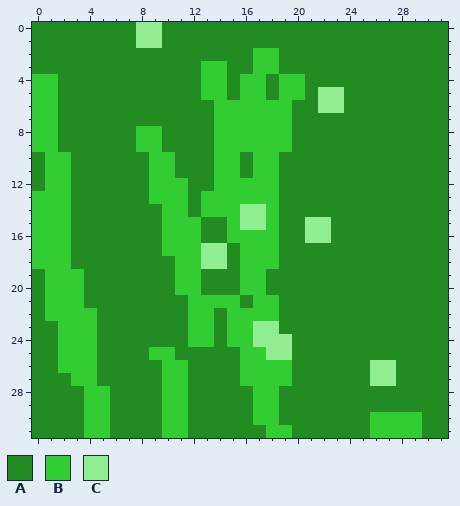
Pixel-art sprite: assets/terrain_png/Tiles/grass.png. The picture above is the old version.
The file is 32x32 pixels.
Palette (. is transparent): A #228b22  B #32cd32  C #90ee90
Pixels before, first column x 0:
 0 AAAAAAAACCAAAAAAAAAAAAAAAAAAAAAA
 1 AAAAAAAACCAAAAAAAAAAAAAAAAAAAAAA
 2 AAAAAAAAAAAAAAAAABBAAAAAAAAAAAAA
 3 AAAAAAAAAAAAABBAABBAAAAAAAAAAAAA
 4 BBAAAAAAAAAAABBABBABBAAAAAAAAAAA
 5 BBAAAAAAAAAAABBABBABBACCAAAAAAAA
 6 BBAAAAAAAAAAAABBBBBBAACCAAAAAAAA
 7 BBAAAAAAAAAAAABBBBBBAAAAAAAAAAAA
 8 BBAAAAAABBAAAABBBBBBAAAAAAAAAAAA
 9 BBAAAAAABBAAAABBBBBBAAAAAAAAAAAA
10 ABBAAAAAABBAAABBABBAAAAAAAAAAAAA
11 ABBAAAAAABBAAABBABBAAAAAAAAAAAAA
12 ABBAAAAAABBBAABBBBBAAAAAAAAAAAAA
13 BBBAAAAAABBBABBBBBBAAAAAAAAAAAAA
14 BBBAAAAAAABBABBBCCBAAAAAAAAAAAAA
15 BBBAAAAAAABBBAABCCBAACCAAAAAAAAA
16 BBBAAAAAAABBBAABBBBAACCAAAAAAAAA
17 BBBAAAAAAABBBCCABBBAAAAAAAAAAAAA
18 BBBAAAAAAAABBCCABBBAAAAAAAAAAAAA
19 ABBBAAAAAAABBAAABBAAAAAAAAAAAAAA
20 ABBBAAAAAAABBAAABBAAAAAAAAAAAAAA
21 ABBBAAAAAAAABBBBABBAAAAAAAAAAAAA
22 ABBBBAAAAAAABBABBBBAAAAAAAAAAAAA
23 AABBBAAAAAAABBABBCCAAAAAAAAAAAAA
24 AABBBAAAAAAABBABBCCCAAAAAAAAAAAA
25 AABBBAAAABBAAAAABBCCAAAAAAAAAAAA
26 AABBBAAAAABBAAAABBBBAAAAAACCAAAA
27 AAABBAAAAABBAAAABBBBAAAAAACCAAAA
28 AAAABBAAAABBAAAAABBAAAAAAAAAAAAA
29 AAAABBAAAABBAAAAABBAAAAAAAAAAAAA
30 AAAABBAAAABBAAAAABBAAAAAAABBBBAA
31 AAAABBAAAABBAAAAAABBAAAAAABBBBAA
After the commit:
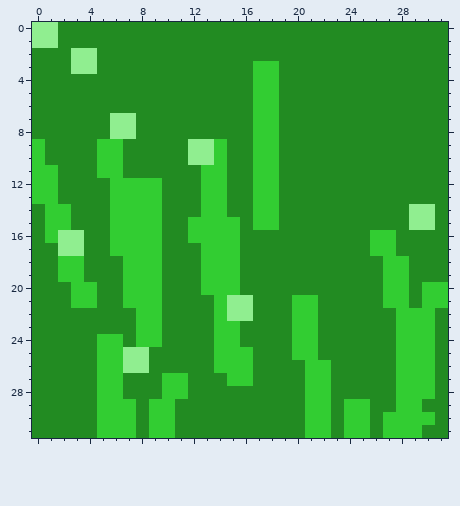
The exact change:
The author changed colour B to colour A in row 2 at x 17 to 18; in row 3 at x 13 to 14; in rows 4 to 5 at x 0 to 1, 13 to 14, 16 and 19 to 20; in rows 6 to 7 at x 0 to 1, 14 to 16 and 19; in row 8 at x 0 to 1, 8 to 9, 14 to 16 and 19; in row 9 at x 1, 8 to 9, 15 to 16 and 19.
The author changed colour B to colour A in row 10 at x 1 to 2, 9 to 10 and 15; in row 11 at x 2, 9 to 10 and 15; in rows 12 to 13 at x 2, 10 to 11 and 15 to 16; in row 14 at x 0, 10 to 11 and 15; in row 15 at x 0 and 10 to 11; in row 16 at x 0, 10 to 11 and 16 to 18.
The author changed colour B to colour A in row 17 at x 0 to 1, 10 to 12 and 16 to 18; in row 18 at x 0 to 1, 11 to 12 and 16 to 18; in row 19 at x 1, 11 to 12 and 16 to 17; in row 20 at x 1 to 2, 11 to 12 and 16 to 17; in row 21 at x 1 to 2, 12 to 13 and 17 to 18; in row 22 at x 1 to 4, 12 to 13 and 17 to 18.
The author changed colour B to colour A in rows 23 to 24 at x 2 to 4, 12 to 13 and 16; in row 25 at x 2 to 4, 9 to 10 and 17; in row 26 at x 2 to 4, 10 to 11 and 17 to 19; in row 27 at x 3 to 4 and 17 to 19; in row 28 at x 4 and 17 to 18; in row 29 at x 4, 11 and 17 to 18.
The author changed colour B to colour A in row 30 at x 4, 11, 17 to 18 and 26; in row 31 at x 4, 11, 18 to 19 and 26.
The author changed colour C to colour A in rows 0 to 1 at x 8 to 9; in rows 5 to 6 at x 22 to 23; in row 14 at x 16; in row 15 at x 16 and 21 to 22; in row 16 at x 21 to 22; in row 23 at x 17 to 18.
The author changed colour C to colour A in row 24 at x 17 to 19; in row 25 at x 18 to 19; in rows 26 to 27 at x 26 to 27.
The author changed colour A to colour B in rows 4 to 5 at x 18; in row 9 at x 5 to 6; in row 10 at x 0 and 5 to 6; in row 11 at x 0, 5 to 6 and 13; in row 12 at x 0, 6 to 8 and 13; in row 13 at x 6 to 8.
The author changed colour A to colour B in row 14 at x 6 to 9; in row 15 at x 6 to 9 and 13 to 14; in row 16 at x 6 to 9, 13 to 14 and 26 to 27; in row 17 at x 6 to 9, 15 and 26 to 27; in row 18 at x 3, 7 to 9, 15 and 27 to 28; in row 19 at x 7 to 9, 13 to 15 and 27 to 28.
The author changed colour A to colour B in row 20 at x 4, 7 to 9, 13 to 15, 27 to 28 and 30 to 31; in row 21 at x 4, 7 to 9, 20 to 21, 27 to 28 and 30 to 31; in rows 22 to 23 at x 8 to 9, 14, 20 to 21 and 28 to 30; in row 24 at x 5 to 6, 8 to 9, 14, 20 to 21 and 28 to 30; in row 25 at x 5 to 6, 14 to 15, 20 to 21 and 28 to 30; in row 26 at x 5 to 6, 14 to 15, 21 to 22 and 28 to 30.
The author changed colour A to colour B in row 27 at x 5 to 6, 15, 21 to 22 and 28 to 30; in row 28 at x 6, 21 to 22 and 28 to 30; in row 29 at x 6 to 7, 9, 21 to 22, 24 to 25 and 28 to 29; in row 30 at x 6 to 7, 9, 21 to 22, 24 to 25 and 30; in row 31 at x 6 to 7, 9, 21 to 22 and 24 to 25.
The author changed colour C to colour B in rows 14 to 15 at x 17; in rows 17 to 18 at x 13 to 14.
The author changed colour A to colour C in rows 0 to 1 at x 0 to 1; in rows 2 to 3 at x 3 to 4; in rows 7 to 8 at x 6 to 7; in rows 9 to 10 at x 12 to 13; in rows 14 to 15 at x 29 to 30; in rows 16 to 17 at x 3.
The author changed colour A to colour C in row 21 at x 16; in rows 25 to 26 at x 7 to 8.
The author changed colour B to colour C in rows 16 to 17 at x 2; in row 21 at x 15; in row 22 at x 15 to 16.
